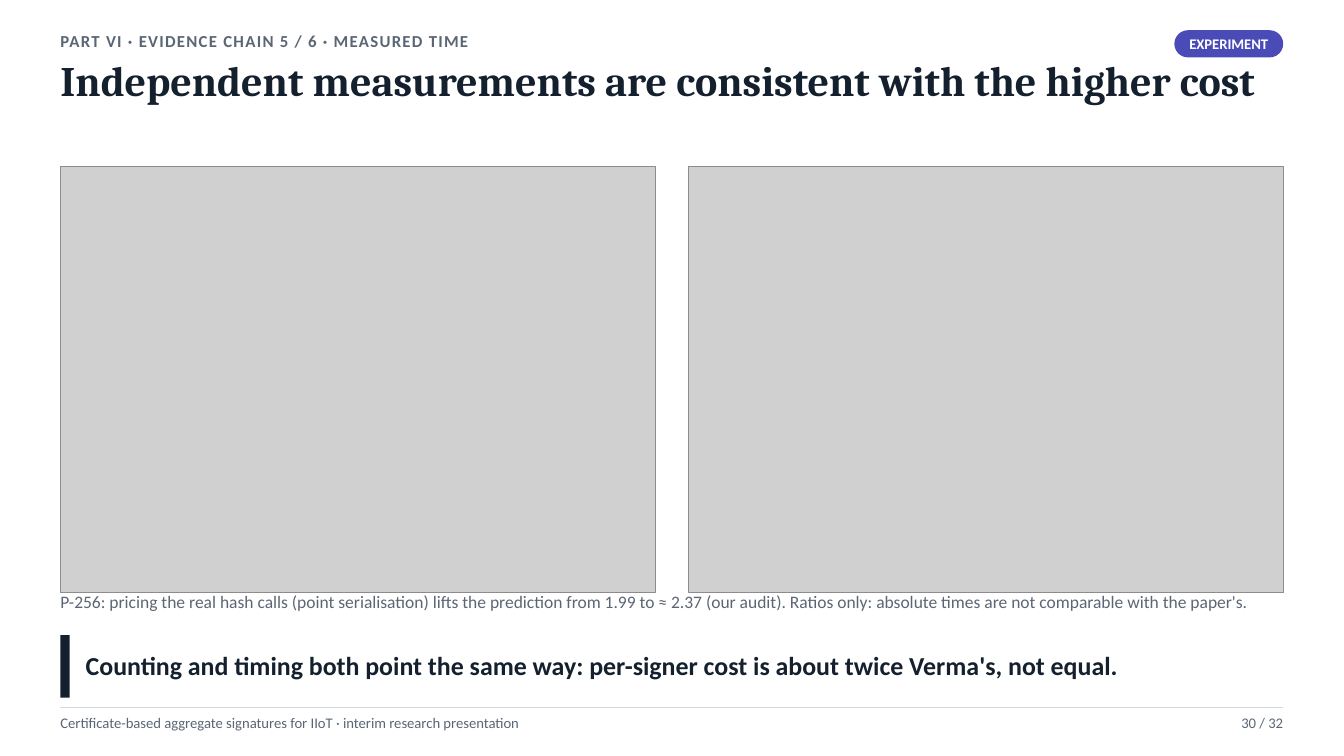
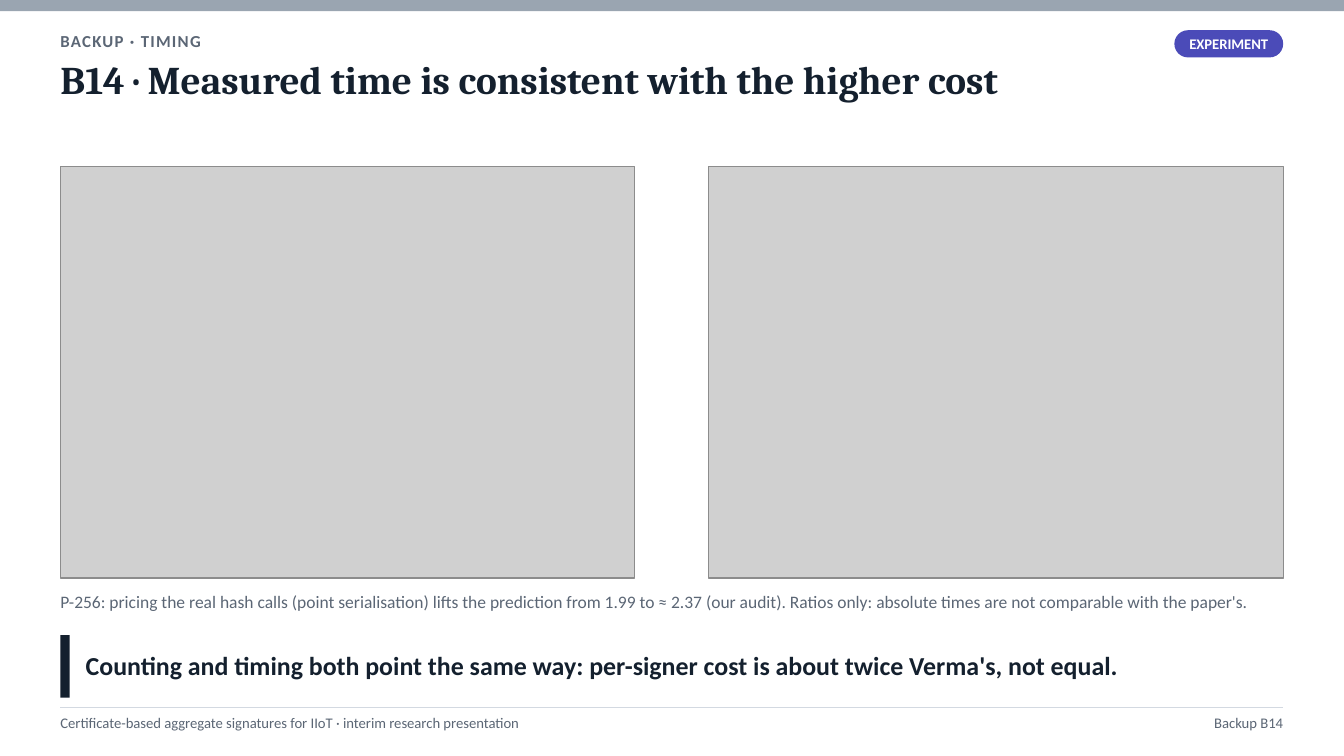
Before and after one commit to Anurag-1205/Certificate-Based-Aggregate-Signature, a slide deck: slide 43 of presentation/CBAS_Interim_Presentation.pptx (slide 30 before the commit). Drawn at 1344x756 pixels with LibreOffice and Linux fonts; fonts in the diff are those of the drawing; grey boxes stand for pictures. Boxes give left, top, right and bottom in pixels: in the first picture for what was removed or moved away, otherwise in the second. Text is boxed around its words. In the diff, an @@ line names an element or a change of style, - is before the commit and + after.

```diff
--- a/presentation/CBAS_Interim_Presentation.pptx
+++ b/presentation/CBAS_Interim_Presentation.pptx
@@ rectangle added at box(0, 0, 1344, 11), fill #9AA5B1 @@
@@ text at box(60, 36, 201, 47): text changed @@
-PART VI · EVIDENCE CHAIN 5 / 6 · MEASURED TIME
+BACKUP · TIMING
@@ text at box(60, 66, 998, 103): text changed; size 30 to 28 pt @@
-Independent measurements are consistent with the higher cost
+B14 · Measured time is consistent with the higher cost
@@ picture: place and size @@
-picture at box(60, 166, 655, 593)
+picture at box(60, 166, 635, 578)
@@ picture: place and size @@
-picture at box(689, 166, 1284, 593)
+picture at box(709, 166, 1284, 578)
@@ text at box(1214, 718, 1283, 731): text changed @@
-30 / 32
+Backup B14
```
Also in this commit, not shown: 26 other slides changed, 2 slides added, 5 slides removed, 58 other files.
